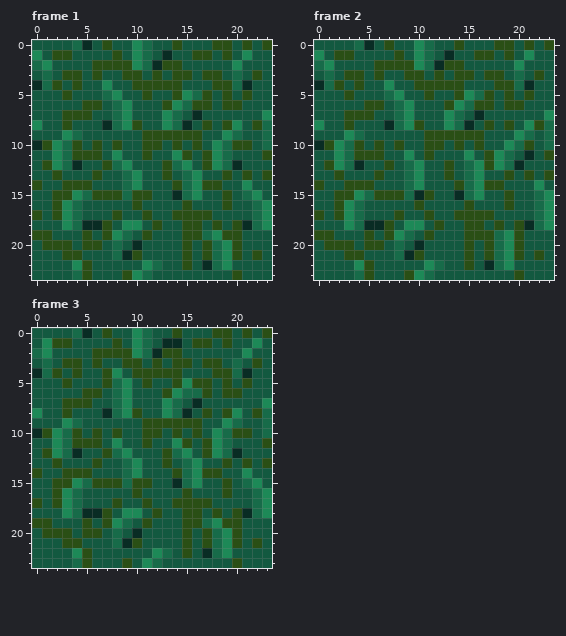
Pixel-art file, stored at assets/images/grass_tile.aseprite. Above is the file before it was changed.
24x24 pixels, 4 frames. Shown: frame 1, frame 2, frame 3. The commit also changed other frames, which this record leaves out.
And afterwards:
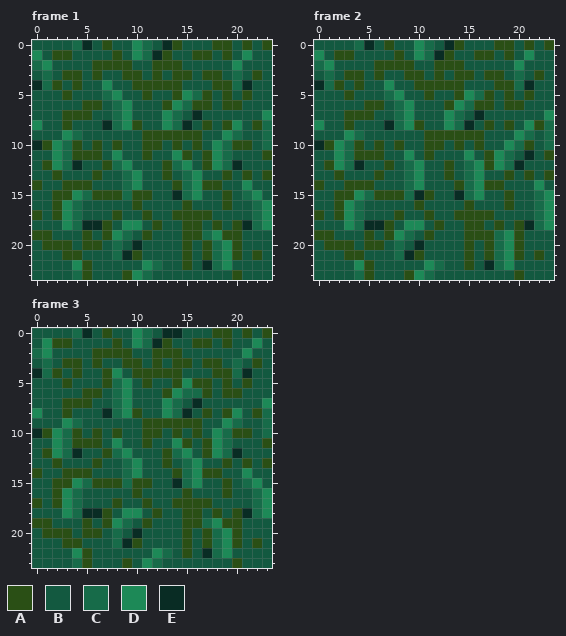
Palette (. is transparent): A #2a4f15  B #135940  C #176b49  D #1d8957  E #092c24
From old to new:
Frame 1, layer "Grass":
The edit turns colour E into colour A in row 1 at x 13; in row 2 at x 12.
The edit turns colour C into colour B in row 2 at x 11.
The edit turns colour D into colour B in row 2 at x 10.
The edit turns colour B into colour E in row 0 at x 13; in row 1 at x 12.
Frame 2, layer "Grass": the same change as frame 1
Frame 3, layer "Grass":
The edit turns colour E into colour A in row 1 at x 13; in row 2 at x 12.
The edit turns colour C into colour B in row 2 at x 11.
The edit turns colour D into colour B in row 2 at x 10.
The edit turns colour E into colour B in row 1 at x 14.
The edit turns colour A into colour E in row 0 at x 14.
The edit turns colour B into colour E in row 0 at x 13; in row 1 at x 12.
Boxes around the changes in both pictures, in picture pixels (x1, y1, x2, y2):
changed: (132, 40, 172, 70)
changed: (414, 40, 454, 70)
changed: (132, 328, 182, 358)
